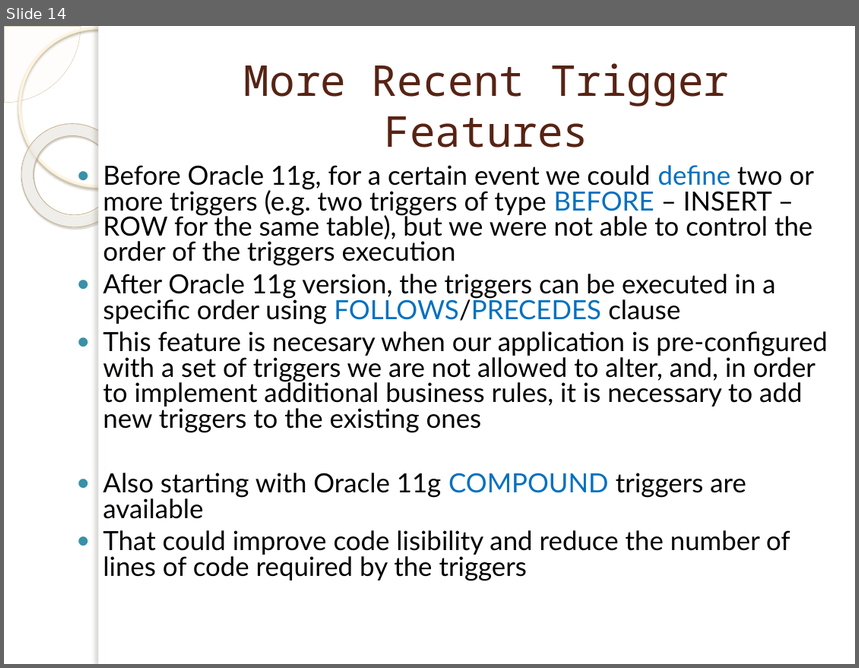
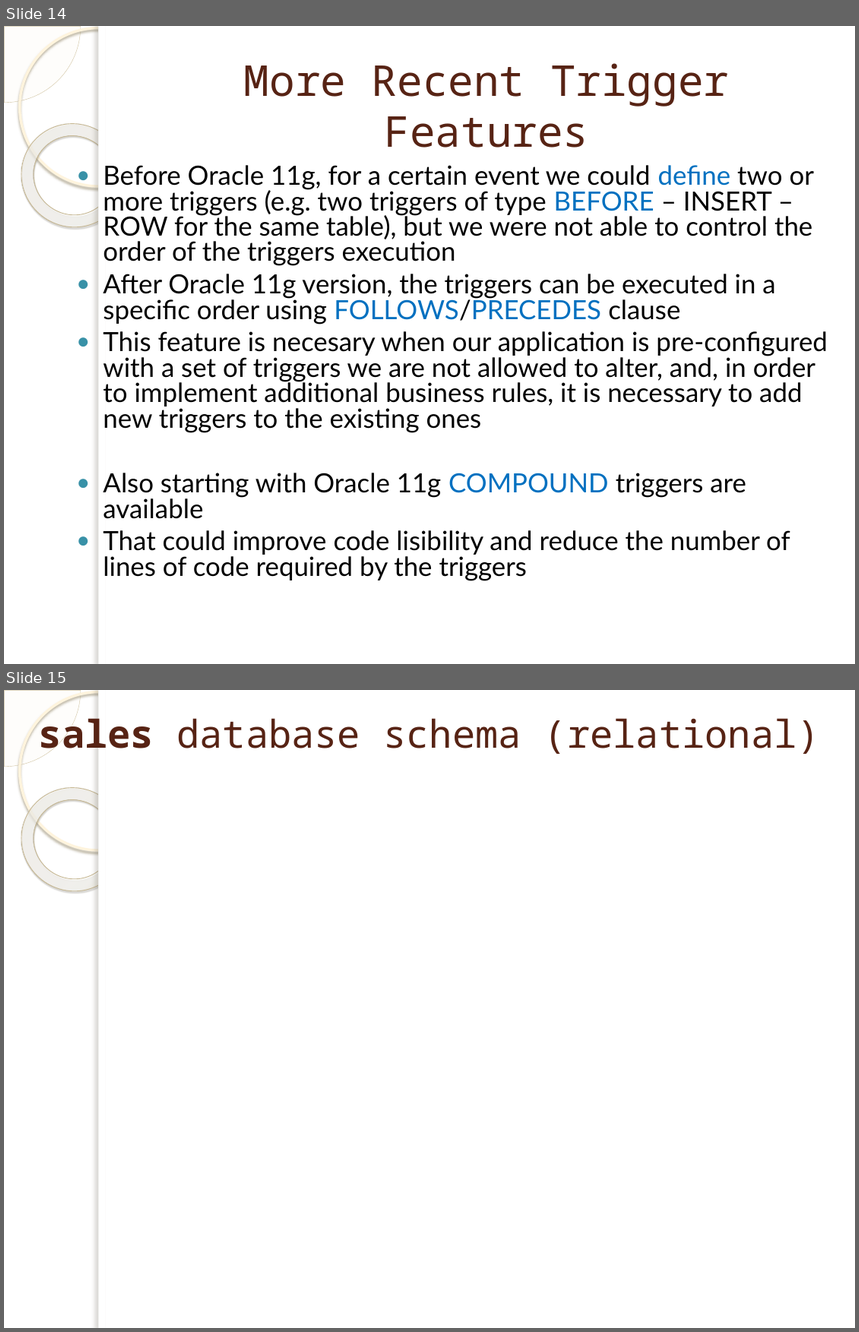
Before and after one commit to marinfotache/Database-Logic-in-Business-Applications, a slide deck: 06_Triggers/06-01_en_Triggers - part 1.pptx. Shown one above the other, each under a label of ours: slide 14 before the commit, slides 14 and 15 after it. The pictures are 859x668 and 859x1332 pixels, drawn with LibreOffice and Linux fonts; fonts in the diff are those of the drawing; background and template pictures are left out. Boxes give left, top, right and bottom in pixels: in the first picture for what was removed or moved away, otherwise in the second. Text is boxed around its words. In the diff, an @@ line names an element or a change of style, - is before the commit and + after.

```diff
--- a/06_Triggers/06-01_en_Triggers - part 1.pptx
+++ b/06_Triggers/06-01_en_Triggers - part 1.pptx
@@ slide 15 added at box(4, 690, 855, 1328), background picture (left out); not listed: 5 template elements that a slide beside it also shows @@
@@ title added at box(39, 711, 820, 758), 32.4 pt, text #572314 @@
+sales database schema (relational)
```
Also in this commit, not shown: 6 other slides added, 2 other files.
